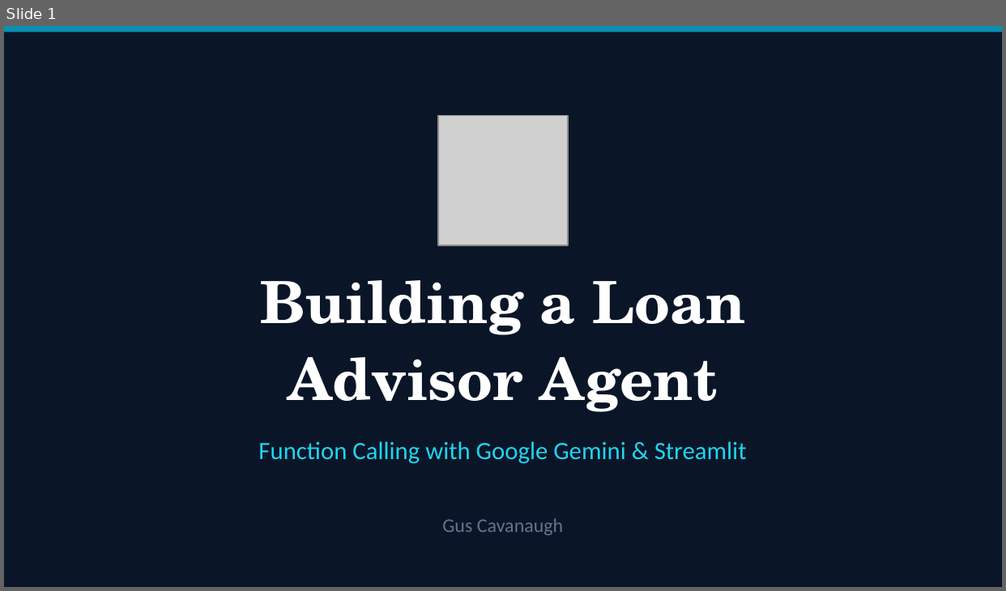
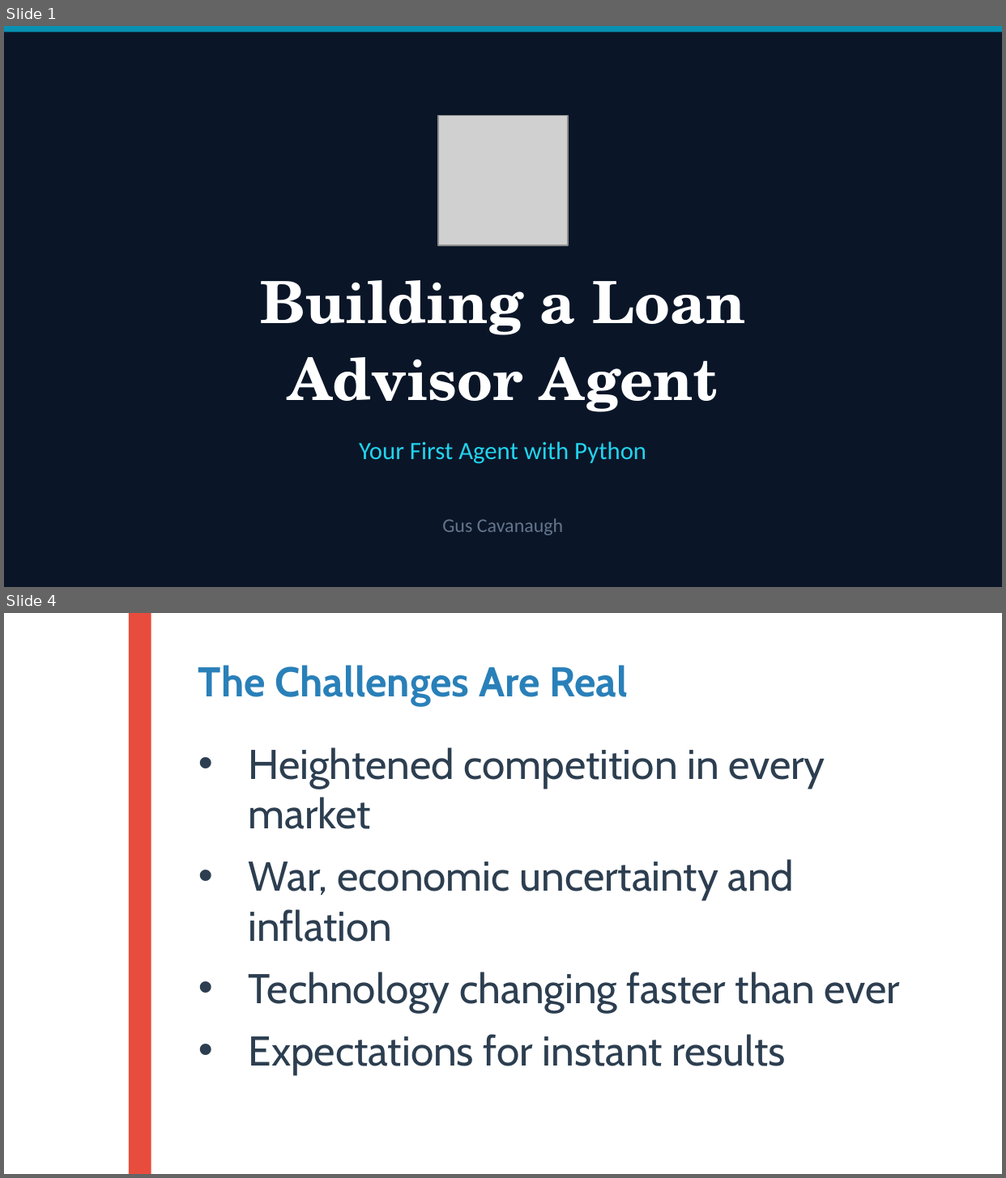
Before and after one commit to Gcav66/basic_loan_advisor_agent, a slide deck: loan_advisor_tutorial.pptx. Shown one above the other, each under a label of ours: slide 1 before the commit, slides 1 and 4 after it; the slides between them are not shown. The pictures are 1006x591 and 1006x1178 pixels, drawn with LibreOffice and Linux fonts; fonts in the diff are those of the drawing; grey boxes stand for pictures. Boxes give left, top, right and bottom in pixels: in the first picture for what was removed or moved away, otherwise in the second. Text is boxed around its words. In the diff, an @@ line names an element or a change of style, - is before the commit and + after.

```diff
--- a/loan_advisor_tutorial.pptx
+++ b/loan_advisor_tutorial.pptx
@@ slide 4 added at <box>4,613,1002,1174</box>, background #FFFFFF @@
@@ rectangle added at <box>129,613,151,1174</box>, fill #E74C3C @@
@@ text added at <box>198,665,628,705</box>, 30 pt, text #2980B9, bold @@
+The Challenges Are Real
@@ text added at <box>249,747,901,1075</box>, 30 pt, text #2C3E50 @@
+• Heightened competition in every market
+• War, economic uncertainty and inflation
+• Technology changing faster than ever
+• Expectations for instant results
@@ slide 1 changed as well @@
@@ text at <box>359,442,646,464</box>: text changed @@
-Function Calling with Google Gemini & Streamlit
+Your First Agent with Python
```
Also in this commit, not shown: 3 other slides changed, 20 other slides added.
